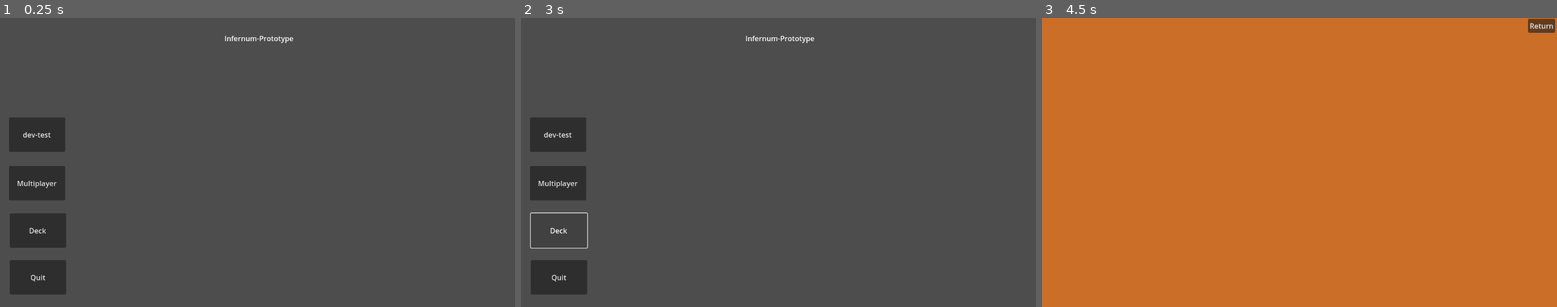
Above: before the commit, frames 1-3 (left to right).
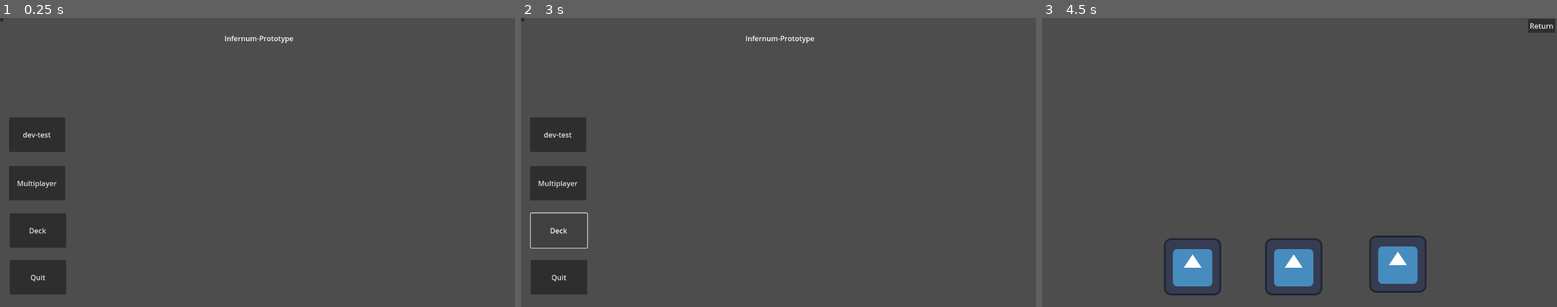
Above: after the commit, the same moments.

Repository: Lolante/Infernum_Prototype_dev
Game: Godot game, scene res://main.tscn
Same seed, same stepped clock (60 frames per second), same inputs: the game is played once before the commit and once after it. The engine's default icon, where the game draws it, is replaced by a stand-in: a white triangle on a blue panel in a dark square.
Inputs (mouse positions are in pixels of both pictures, inside the frame that each line leads up to):
- Up to frame 1 (0.25 s): no input
- Up to frame 2 (3 s): click "dev-test" at 0.5 s; click "Return" at 1.25 s; click (521, 20) at 2.02 s; click "Deck" at 2.75 s
- Up to frame 3 (4.5 s): click "Deck" at 3.5 s; click "dev-test" at 4.25 s

The runs differ from the first frame. In frame 1, less than 0.1% of the frame differs, in the area x 0-1%, y 0-2%; in frame 2, less than 0.1%; in frame 3, 100%, in the area x 0-100%, y 0-100%.

Commit message:
movable objects
it is very barebones

Diff:
--- /dev/null
+++ b/Node2D.gd
@@ -0,0 +1,45 @@
+extends Node2D
+
+var draggable = false
+var is_inside_dropable = false
+var body_ref
+var offset: Vector2
+var initialPos: Vector2
+
+## can't comment on the code yet because I still didn't understanded %100 yet
+func  _process(delta):
+	if draggable:
+		if Input.is_action_just_pressed("click"):
+			initialPos = global_position
+			offset = get_global_mouse_position() - global_position
+			Global.is_dragging = true
+		if Input.is_action_pressed("click"):
+			global_position = get_global_mouse_position() - offset
+		elif Input.is_action_just_released("click"):
+			Global.is_dragging = false
+			var tween = get_tree().create_tween()
+			if is_inside_dropable:
+				tween.tween_property(self,"position",body_ref.position,0.2).set_ease(Tween.EASE_OUT)
+			else:
+				tween.tween_property(self,"global_position",initialPos,0.2).set_ease(Tween.EASE_OUT)
+
+func _on_area_2d_mouse_entered():
+	if not Global.is_dragging:
+		draggable = true
+		scale = Vector2(1.05, 1.05)
+
+func _on_area_2d_mouse_exited():
+	if not Global.is_dragging:
+		draggable = false
+		scale = Vector2(1, 1)
+
+func _on_area_2d_body_entered(body:StaticBody2D):
+	if body.is_in_group('dropable'):
+		is_inside_dropable = true
+		body.modulate = Color(Color.BLUE)
+		body_ref = body
+
+func _on_area_2d_body_exited(body):
+	if body.is_in_group('dropable'):
+		is_inside_dropable = false
+		body.modulate = Color(Color.ALICE_BLUE)
--- a/board.tscn
+++ b/board.tscn
@@ -1,12 +1,15 @@
-[gd_scene load_steps=3 format=3 uid="uid://63ms07yh6xup"]
+[gd_scene load_steps=5 format=3 uid="uid://63ms07yh6xup"]
 
 [ext_resource type="Texture2D" uid="uid://bfjd3i58fs6d7" path="res://Infernum_Prototype_data/Textures/backgroundcolor.png" id="1_5lduk"]
 [ext_resource type="Script" path="res://board.gd" id="1_ucdlw"]
+[ext_resource type="PackedScene" uid="uid://b2r7v4loafbfr" path="res://character_card_platform.tscn" id="3_pn0gi"]
+[ext_resource type="PackedScene" uid="uid://bi8f14e7y53nt" path="res://example_card.tscn" id="4_uec35"]
 
 [node name="Board" type="Node2D"]
 script = ExtResource("1_ucdlw")
 
 [node name="TextureRect" type="TextureRect" parent="."]
+visible = false
 offset_right = 1152.0
 offset_bottom = 648.0
 texture = ExtResource("1_5lduk")
@@ -18,4 +21,19 @@
 offset_bottom = 33.0
 text = "Return"
 
+[node name="Character_card_platform" parent="." instance=ExtResource("3_pn0gi")]
+position = Vector2(288, 325)
+
+[node name="Character_card_platform2" parent="." instance=ExtResource("3_pn0gi")]
+position = Vector2(951, 325)
+
+[node name="example_card" parent="." instance=ExtResource("4_uec35")]
+position = Vector2(337, 558)
+
+[node name="example_card2" parent="." instance=ExtResource("4_uec35")]
+position = Vector2(563, 558)
+
+[node name="example_card3" parent="." instance=ExtResource("4_uec35")]
+position = Vector2(796, 552)
+
 [connection signal="pressed" from="Button" to="." method="_on_button_pressed"]
--- a/cards_character.gd
+++ b/cards_character.gd
@@ -1,9 +1,18 @@
 extends Character
 
-const Rok: Character = Character.new(
+var Rok: Character = Character.new(
 	"Rok",
 	Character.Star.FIVE,
 	Character.Essence.FIRE,
 	300,
 	460,
 	2)
+
+func print_character_properties(name):
+	print("Character Name:", name.Name)
+	print("Star Rating:", name.Star)
+	print("Essence:", name.Essence)
+	print("Max LP:", name.maxLP)
+	print("Max EP:", name.maxEP)
+	print("Max MP:", name.maxMP)
+	print("Max UP:", name.maxUP)
--- a/character_card_platform.tscn
+++ b/character_card_platform.tscn
@@ -17,10 +17,15 @@
 		visible = false
 "
 
+[sub_resource type="RectangleShape2D" id="RectangleShape2D_cdy0a"]
+size = Vector2(128, 127)
+
 [node name="Character_card_platform" type="StaticBody2D" groups=["dropable"]]
 script = SubResource("GDScript_s8hgc")
 
 [node name="CollisionShape2D" type="CollisionShape2D" parent="."]
+position = Vector2(-1, -0.5)
+shape = SubResource("RectangleShape2D_cdy0a")
 
 [node name="ColorRect" type="ColorRect" parent="."]
 offset_left = -64.0
--- /dev/null
+++ b/example_card.tscn
@@ -0,0 +1,24 @@
+[gd_scene load_steps=4 format=3 uid="uid://bi8f14e7y53nt"]
+
+[ext_resource type="Script" path="res://Node2D.gd" id="1_drqj5"]
+[ext_resource type="Texture2D" uid="uid://dq4r162xsgcpe" path="res://icon.svg" id="2_vighi"]
+
+[sub_resource type="RectangleShape2D" id="RectangleShape2D_m1dnl"]
+size = Vector2(123, 122)
+
+[node name="example_card" type="Node2D"]
+script = ExtResource("1_drqj5")
+
+[node name="Sprite2D" type="Sprite2D" parent="."]
+texture = ExtResource("2_vighi")
+
+[node name="Area2D" type="Area2D" parent="."]
+
+[node name="CollisionShape2D" type="CollisionShape2D" parent="Area2D"]
+position = Vector2(-0.5, 1)
+shape = SubResource("RectangleShape2D_m1dnl")
+
+[connection signal="body_entered" from="Area2D" to="." method="_on_area_2d_body_entered"]
+[connection signal="body_exited" from="Area2D" to="." method="_on_area_2d_body_exited"]
+[connection signal="mouse_entered" from="Area2D" to="." method="_on_area_2d_mouse_entered"]
+[connection signal="mouse_exited" from="Area2D" to="." method="_on_area_2d_mouse_exited"]
--- a/main.gd
+++ b/main.gd
@@ -1,4 +1,6 @@
 extends Node2D
+
+
 
 ## quit button  quits by closing the tree
 func _on_button_pressed():
@@ -11,3 +13,8 @@
 ## dev-test button   returns to play area by loading board scene
 func _on_button_4_pressed():
 	get_tree().change_scene_to_file("res://board.tscn")
+
+
+
+func _on_button_5_pressed():
+	pass
--- a/main.tscn
+++ b/main.tscn
@@ -44,7 +44,12 @@
 horizontal_alignment = 1
 vertical_alignment = 1
 
+[node name="Button5" type="Button" parent="."]
+offset_right = 8.0
+offset_bottom = 8.0
+
 [connection signal="pressed" from="Button" to="." method="_on_button_pressed"]
 [connection signal="pressed" from="Button2" to="." method="_on_button_2_pressed"]
 [connection signal="pressed" from="Button3" to="." method="_on_button_3_pressed"]
 [connection signal="pressed" from="Button4" to="." method="_on_button_4_pressed"]
+[connection signal="pressed" from="Button5" to="." method="_on_button_5_pressed"]
--- a/project.godot
+++ b/project.godot
@@ -22,6 +22,14 @@
 
 Global="*res://Global.gd"
 
+[input]
+
+click={
+"deadzone": 0.5,
+"events": [Object(InputEventMouseButton,"resource_local_to_scene":false,"resource_name":"","device":-1,"window_id":0,"alt_pressed":false,"shift_pressed":false,"ctrl_pressed":false,"meta_pressed":false,"button_mask":0,"position":Vector2(0, 0),"global_position":Vector2(0, 0),"factor":1.0,"button_index":1,"canceled":false,"pressed":false,"double_click":false,"script":null)
+]
+}
+
 [rendering]
 
 renderer/rendering_method="mobile"
Not shown: 1 places in character_card_platform.tscn that only renumber resources
